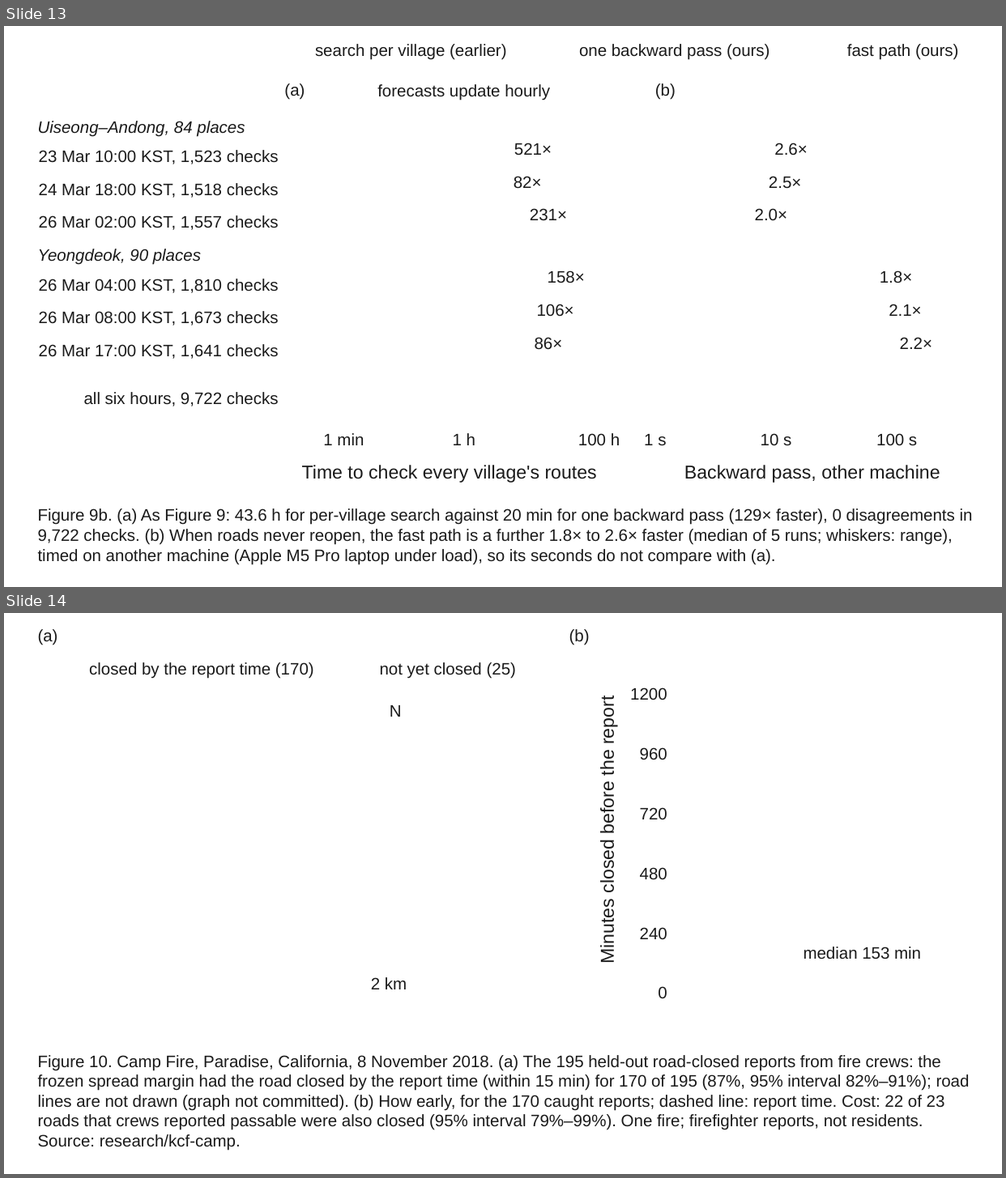
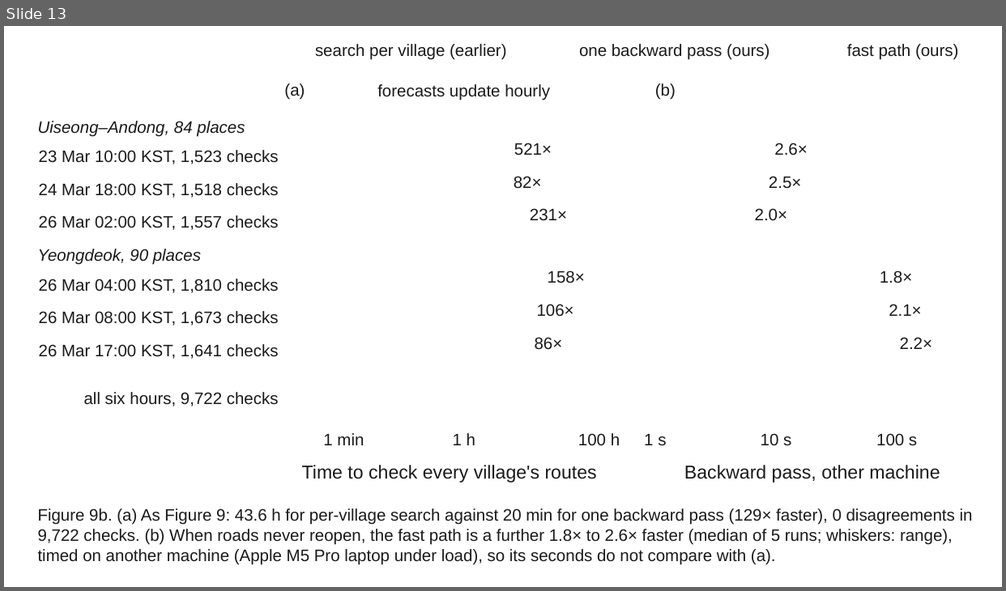
Before and after one commit to Sparkxt-0318/wildfireguardian, a slide deck: talk/figures/kcf_talk_figures.pptx. Shown one above the other, each under a label of ours: slides 13 and 14 before the commit, slide 13 after it. The pictures are 1006x1178 and 1006x591 pixels, drawn with LibreOffice and Linux fonts; fonts in the diff are those of the drawing; background and template pictures are left out. Boxes give left, top, right and bottom in pixels: in the first picture for what was removed or moved away, otherwise in the second. Text is boxed around its words. In the diff, an @@ line names an element or a change of style, - is before the commit and + after.

```diff
--- a/talk/figures/kcf_talk_figures.pptx
+++ b/talk/figures/kcf_talk_figures.pptx
@@ slide 14 removed at (4, 613, 1002, 1174), background picture (left out) @@
@@ text removed at (38, 629, 58, 645) @@
-(a)
@@ text removed at (569, 629, 590, 645) @@
-(b)
@@ text removed at (89, 662, 314, 679) @@
-closed by the report time (170)
@@ text removed at (380, 662, 516, 679) @@
-not yet closed (25)
@@ text removed at (390, 705, 402, 717) @@
-N
@@ text removed at (597, 700, 618, 962) @@
-Minutes closed before the report
@@ text removed at (630, 688, 667, 700) @@
-1200
@@ text removed at (640, 747, 667, 760) @@
-960
@@ text removed at (640, 807, 667, 820) @@
-720
@@ text removed at (640, 867, 667, 880) @@
-480
@@ text removed at (640, 927, 667, 939) @@
-240
@@ text removed at (803, 947, 921, 960) @@
-median 153 min
@@ text removed at (371, 977, 407, 990) @@
-2 km
@@ text removed at (658, 986, 667, 999) @@
-0
@@ text removed at (38, 1055, 970, 1151) @@
-Figure 10. Camp Fire, Paradise, California, 8 November 2018. (a) The 195 held-out road-closed reports from fire crews: the frozen spread margin had the road closed by the report time (within 15 min) for 170 of 195 (87%, 95% interval 82%–91%); road lines are not drawn (graph not committed). (b) How early, for the 170 caught reports; dashed line: report time. Cost: 22 of 23 roads that crews reported passable were also closed (95% interval 79%–99%). One fire; firefighter reports, not residents. Source: research/kcf-camp.
```
Also in this commit, not shown: 1 slide added, 18 other files.
